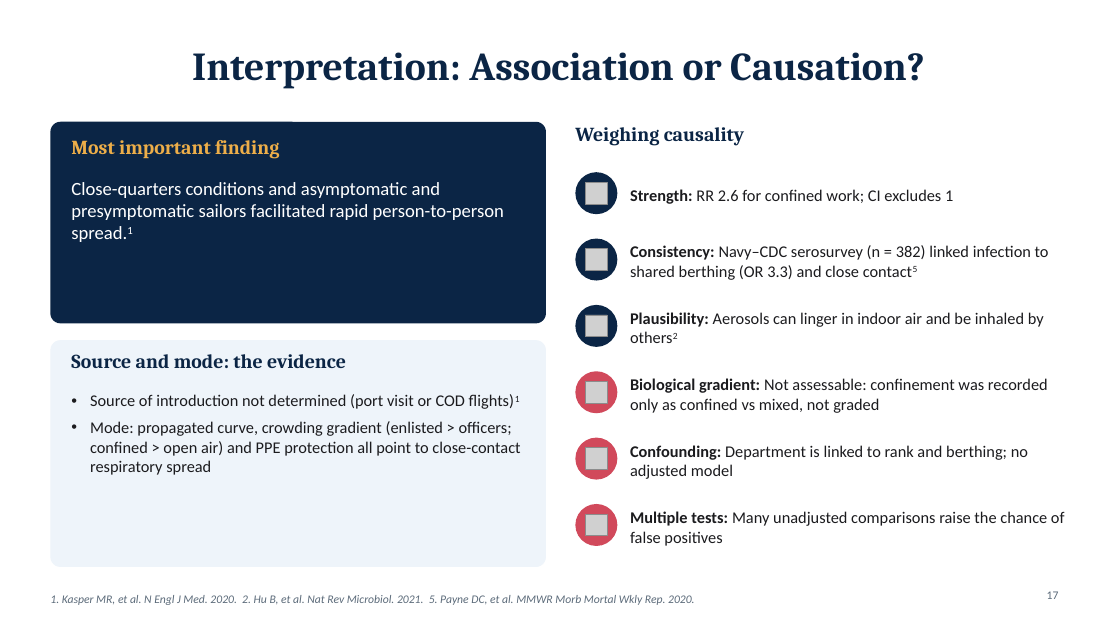
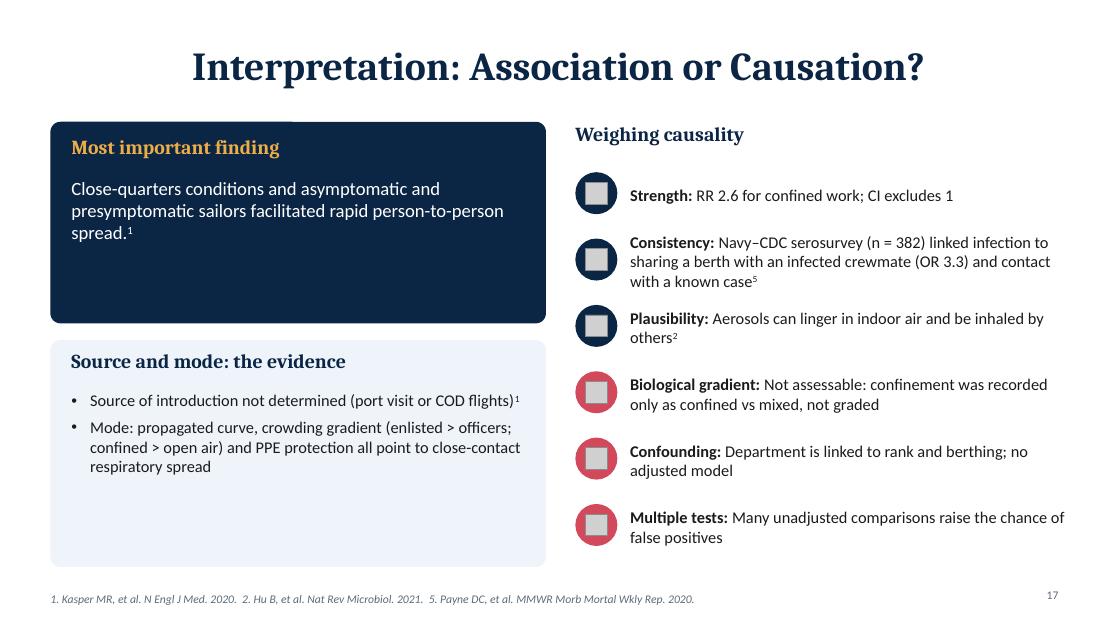
Before and after one commit to adebowa96/Research, a slide deck: slide 17 of Outbreak_of_the_Day/Covid19_Aircraft_Carrier_Outbreak.pptx. Drawn at 1120x630 pixels with LibreOffice and Linux fonts; fonts in the diff are those of the drawing; grey boxes stand for pictures. Boxes give left, top, right and bottom in pixels: in the first picture for what was removed or moved away, otherwise in the second. Text is boxed around its words. In the diff, an @@ line names an element or a change of style, - is before the commit and + after.

```diff
--- a/Outbreak_of_the_Day/Covid19_Aircraft_Carrier_Outbreak.pptx
+++ b/Outbreak_of_the_Day/Covid19_Aircraft_Carrier_Outbreak.pptx
@@ text at box(630, 236, 1050, 287): text changed @@
-Consistency: Navy–CDC serosurvey (n = 382) linked infection to shared berthing (OR 3.3) and close contact5
+Consistency: Navy–CDC serosurvey (n = 382) linked infection to sharing a berth with an infected crewmate (OR 3.3) and contact with a known case5
```
Also in this commit, not shown: 7 other slides changed.
